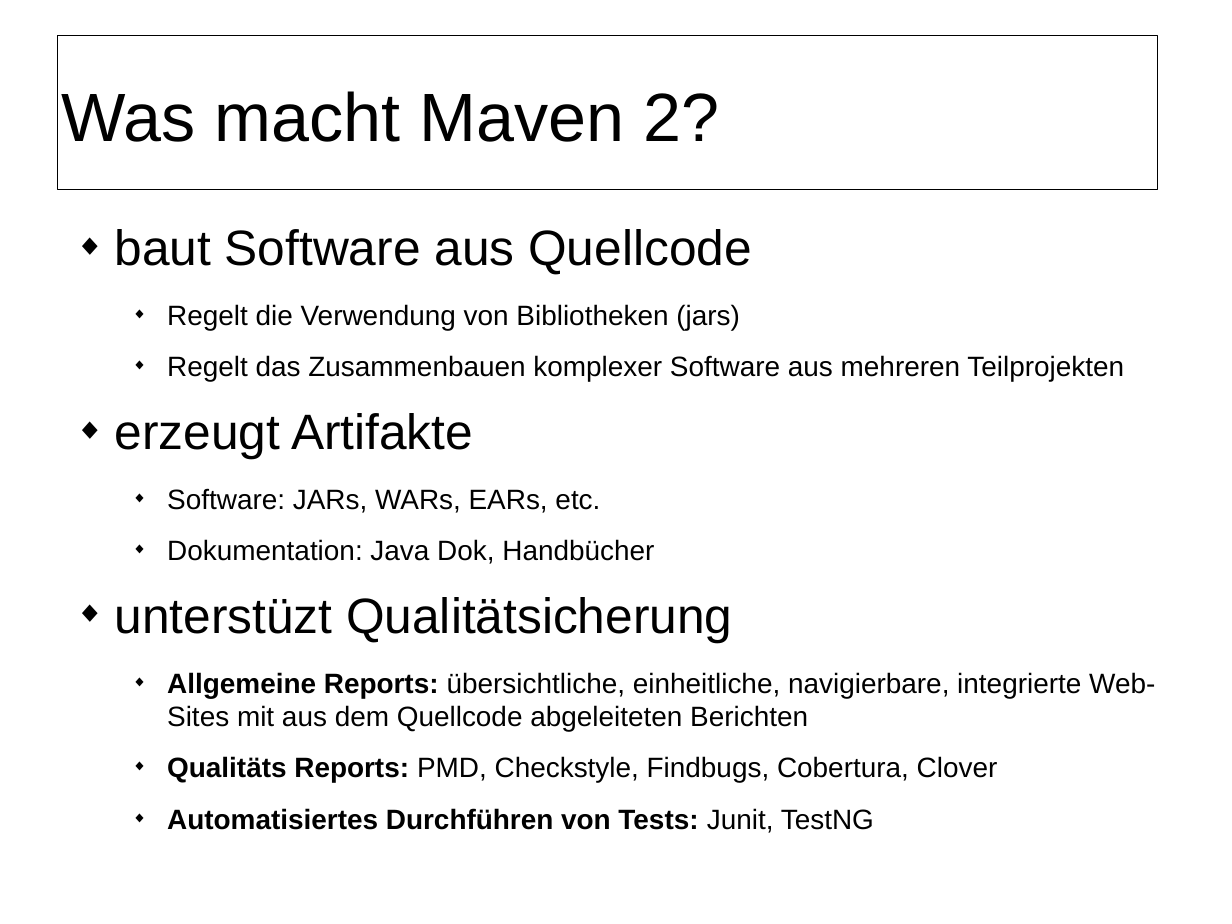
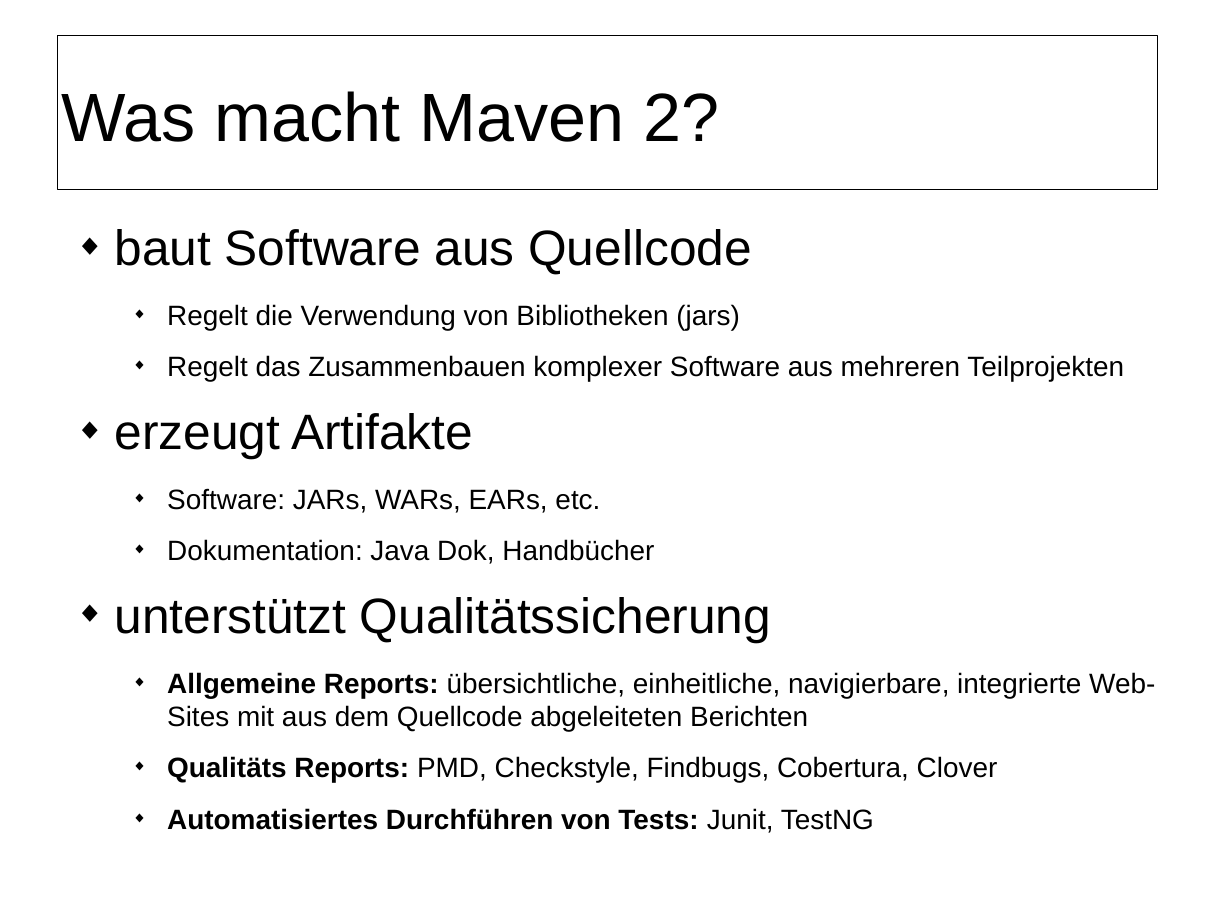
Before and after one commit to herrwieger/experttrainingbuildsystems, a slide deck: slide 3 of praesentationen/maven2.odp. Drawn at 1232x924 pixels with LibreOffice and Linux fonts; fonts in the diff are those of the drawing; background and template pictures are left out. Boxes give left, top, right and bottom in pixels: in the first picture for what was removed or moved away, otherwise in the second. Text is boxed around its words. In the diff, an @@ line names an element or a change of style, - is before the commit and + after.

```diff
--- a/praesentationen/maven2.odp
+++ b/praesentationen/maven2.odp
@@ text at [114,597,771,643]: text changed @@
-◆ unterstüzt Qualitätsicherung
+◆ unterstützt Qualitätssicherung
```
Also in this commit, not shown: 10 other slides changed, 1 slide added, 1 slide removed.
